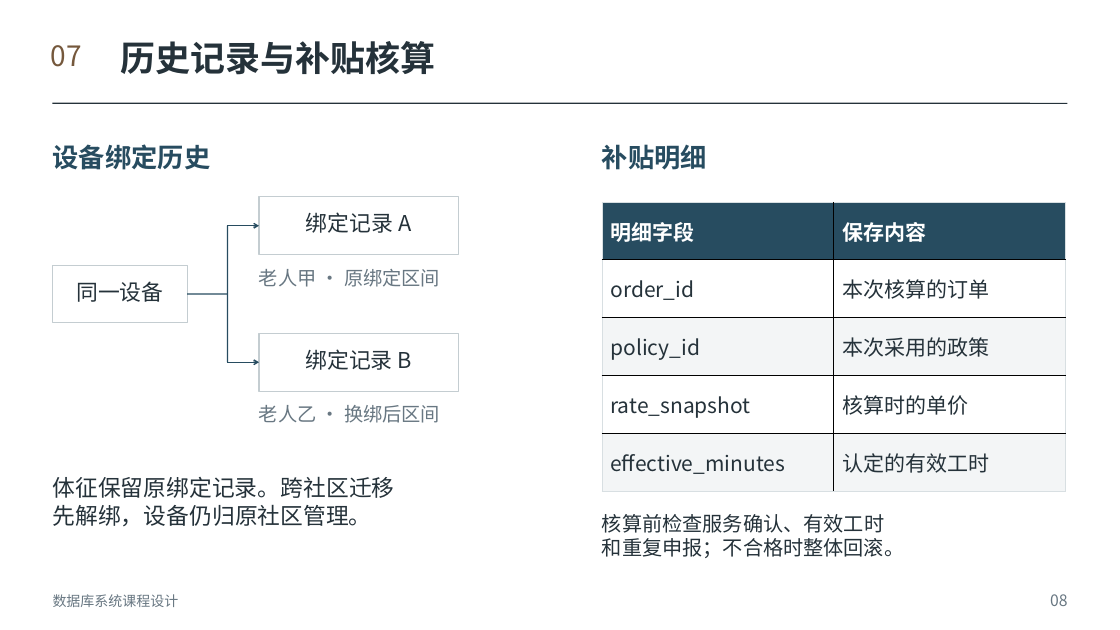
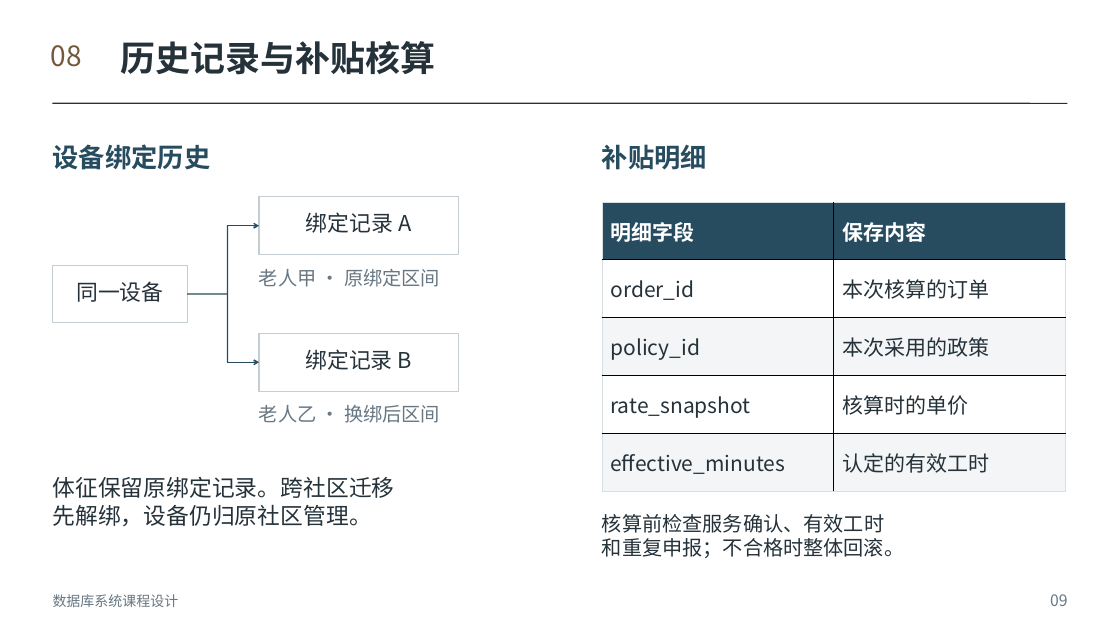
Before and after one commit to Herbertlyw/db_eldercare, a slide deck: slide 9 of outputs/社区居家养老平台课程答辩_修订版.pptx (slide 8 before the commit). Drawn at 1120x630 pixels with LibreOffice and Linux fonts; fonts in the diff are those of the drawing. Boxes give left, top, right and bottom in pixels: in the first picture for what was removed or moved away, otherwise in the second. Text is boxed around its words. In the diff, an @@ line names an element or a change of style, - is before the commit and + after.

```diff
--- a/outputs/社区居家养老平台课程答辩_修订版.pptx
+++ b/outputs/社区居家养老平台课程答辩_修订版.pptx
@@ text at bbox=[51, 45, 82, 67]: text changed @@
-07
+08
@@ text at bbox=[1050, 594, 1067, 606]: text changed @@
-08
+09
```
Also in this commit, not shown: 8 other slides changed, 2 slides added, 1 slide removed, 14 other files.
